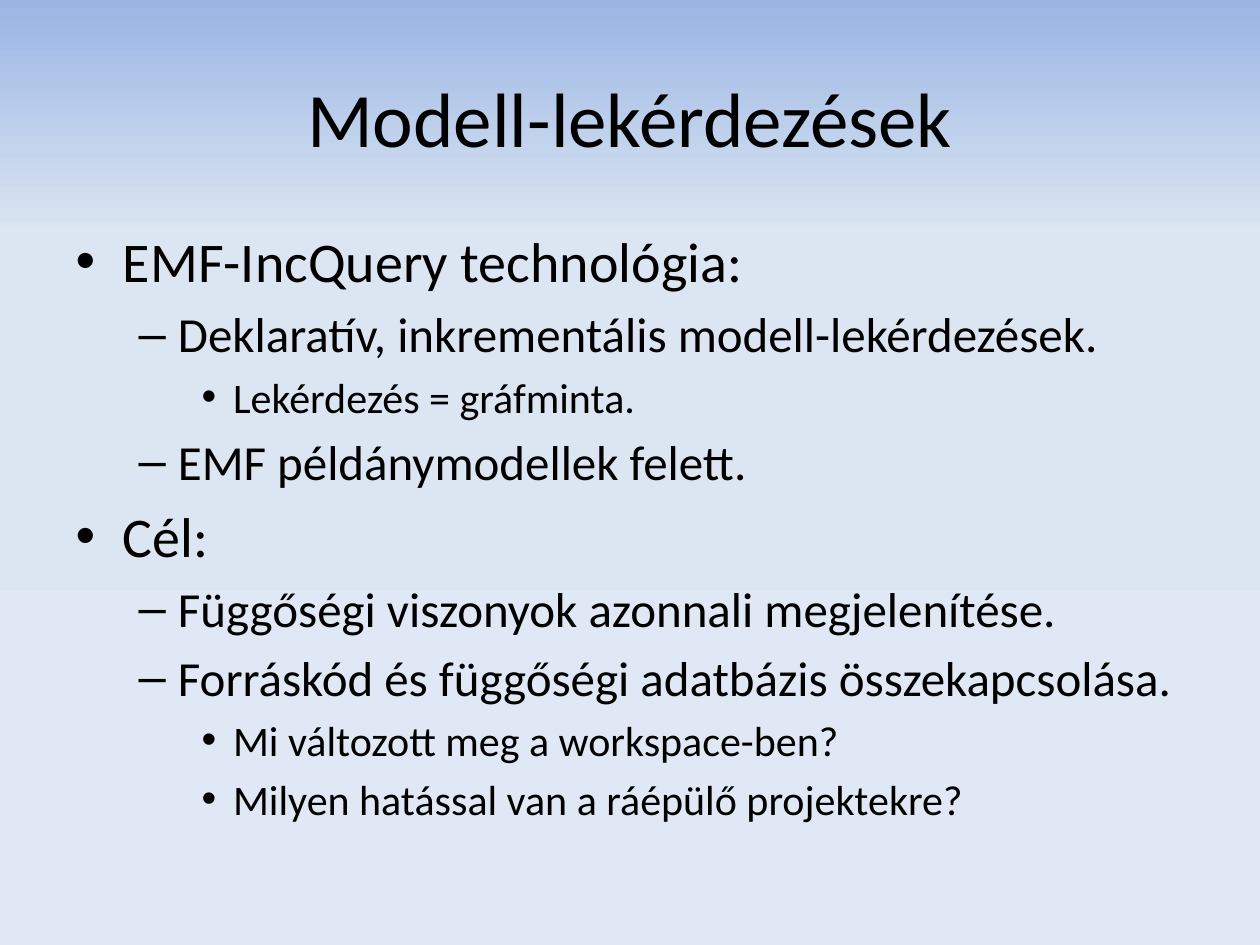
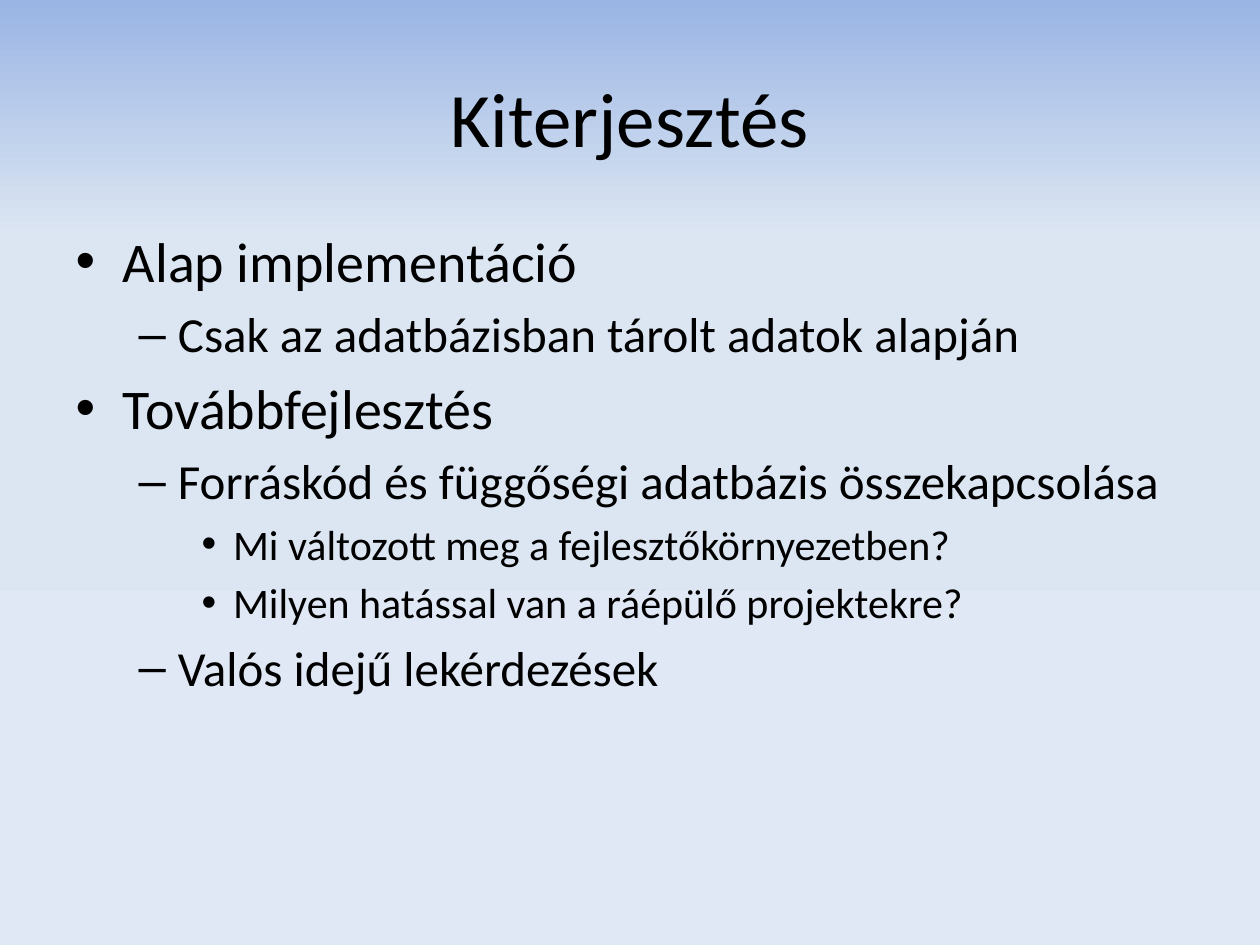
Before and after one commit to donat/incquery-deps, a slide deck: slide 10 of incquery-deps-documentation/presentation/tdk_pres_hu_v2.pptx. Drawn at 1260x945 pixels with LibreOffice and Linux fonts; fonts in the diff are those of the drawing. Boxes give left, top, right and bottom in pixels: in the first picture for what was removed or moved away, otherwise in the second. Text is boxed around its words. In the diff, an @@ line names an element or a change of style, - is before the commit and + after.

```diff
--- a/incquery-deps-documentation/presentation/tdk_pres_hu_v2.pptx
+++ b/incquery-deps-documentation/presentation/tdk_pres_hu_v2.pptx
@@ title at [451, 94, 809, 160]: text changed @@
-Modell-lekérdezések
+Kiterjesztés
@@ text at [123, 243, 1159, 568]: text changed @@
-• EMF-IncQuery technológia:
-  – Deklaratív, inkrementális modell-lekérdezések.
-    • Lekérdezés = gráfminta.
-  – EMF példánymodellek felett.
-• Cél:
-  – Függőségi viszonyok azonnali megjelenítése.
-  – Forráskód és függőségi adatbázis összekapcsolása.
-    • Mi változott meg a workspace-ben?
+• Alap implementáció
+  – Csak az adatbázisban tárolt adatok alapján
+• Továbbfejlesztés
+  – Forráskód és függőségi adatbázis összekapcsolása
+    • Mi változott meg a fejlesztőkörnyezetben?
@@ text at [178, 652, 658, 695]: paragraph added @@
+  – Valós idejű lekérdezések
```
Also in this commit, not shown: 9 other slides changed, 2 slides added, 1 slide removed.
